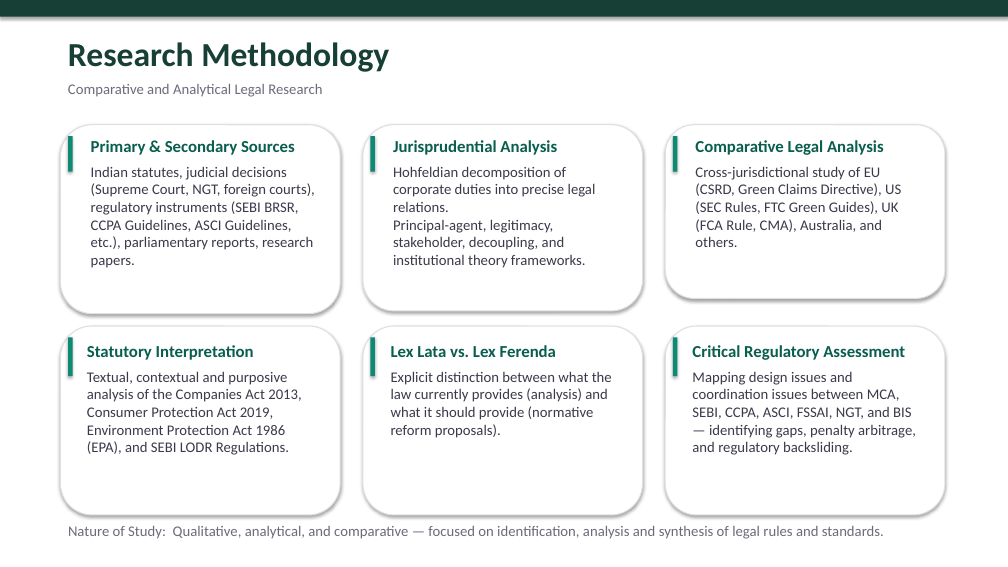
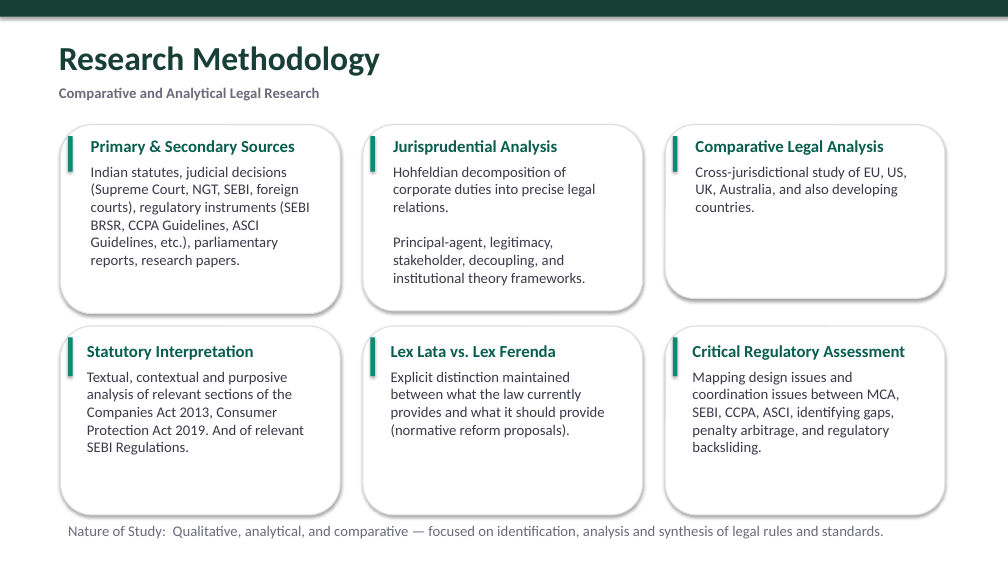
Before and after one commit to atul516/Final-VIva, a slide deck: slide 6 of Thesis Defence Presentation Final.pptx. Drawn at 1008x567 pixels with LibreOffice and Linux fonts; fonts in the diff are those of the drawing. Boxes give left, top, right and bottom in pixels: in the first picture for what was removed or moved away, otherwise in the second. Text is boxed around its words. In the diff, an @@ line names an element or a change of style, - is before the commit and + after.

```diff
--- a/Thesis Defence Presentation Final.pptx
+++ b/Thesis Defence Presentation Final.pptx
@@ text "Research Methodology": place and size @@
-text "Research Methodology" at box(68, 42, 389, 97)
+text "Research Methodology" at box(59, 46, 380, 101)
@@ text "Research Methodology" at box(59, 46, 380, 101): bold on in "Comparative and Analytical Legal Research"; line spacing 1 to 1.5 @@
@@ text "Jurisprudential Analysis" rewrapped from box(393, 140, 596, 268) to box(393, 140, 596, 286) @@
@@ text at box(91, 166, 310, 268): text changed @@
-Indian statutes, judicial decisions (Supreme Court, NGT, foreign courts), regulatory instruments (SEBI BRSR, CCPA Guidelines, ASCI Guidelines, etc.), parliamentary reports, research papers.
+Indian statutes, judicial decisions (Supreme Court, NGT, SEBI, foreign courts), regulatory instruments (SEBI BRSR, CCPA Guidelines, ASCI Guidelines, etc.), parliamentary reports, research papers.
@@ text at box(695, 166, 907, 212): text changed @@
-Cross-jurisdictional study of EU (CSRD, Green Claims Directive), US (SEC Rules, FTC Green Guides), UK (FCA Rule, CMA), Australia, and others.
+Cross-jurisdictional study of EU, US, UK, Australia, and also developing countries.
@@ text at box(87, 371, 304, 455): text changed @@
-Textual, contextual and purposive analysis of the Companies Act 2013, Consumer Protection Act 2019, Environment Protection Act 1986 (EPA), and SEBI LODR Regulations.
+Textual, contextual and purposive analysis of relevant sections of the Companies Act 2013, Consumer Protection Act 2019. And of relevant SEBI Regulations.
@@ text at box(391, 371, 604, 438): text changed @@
-Explicit distinction between what the law currently provides (analysis) and what it should provide (normative reform proposals).
+Explicit distinction maintained between what the law currently provides and what it should provide (normative reform proposals).
@@ text at box(692, 372, 900, 455): text changed @@
-Mapping design issues and coordination issues between MCA, SEBI, CCPA, ASCI, FSSAI, NGT, and BIS — identifying gaps, penalty arbitrage, and regulatory backsliding.
+Mapping design issues and coordination issues between MCA, SEBI, CCPA, ASCI, identifying gaps, penalty arbitrage, and regulatory backsliding.
```
Also in this commit, not shown: 7 other slides changed.
